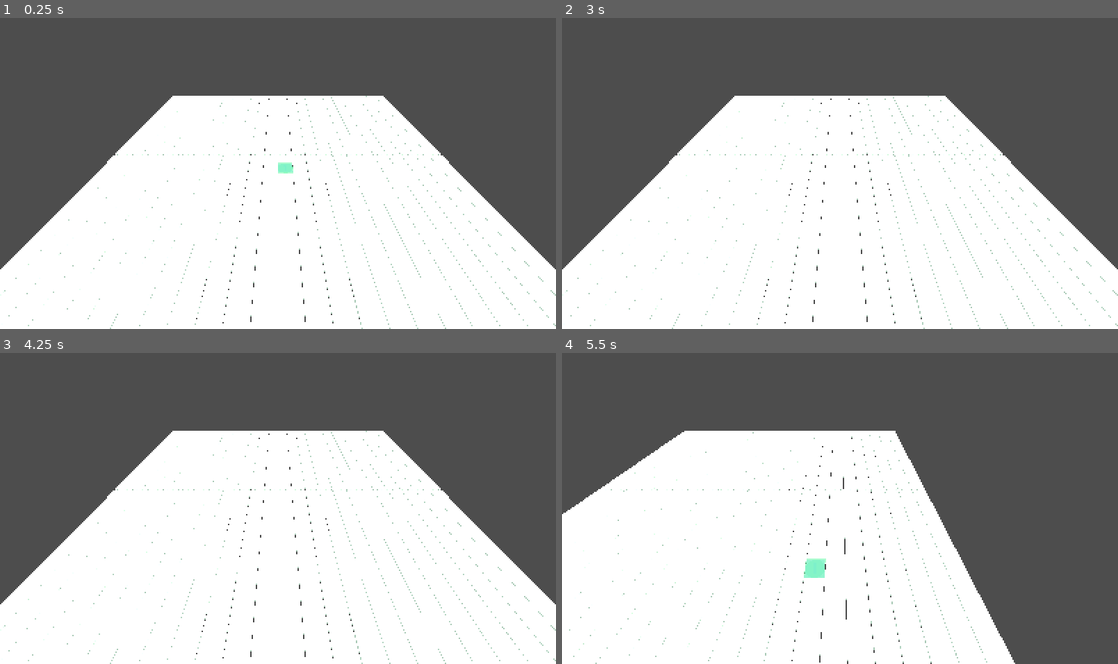
Above: before the commit, frames 1-4 (two rows, left to right).
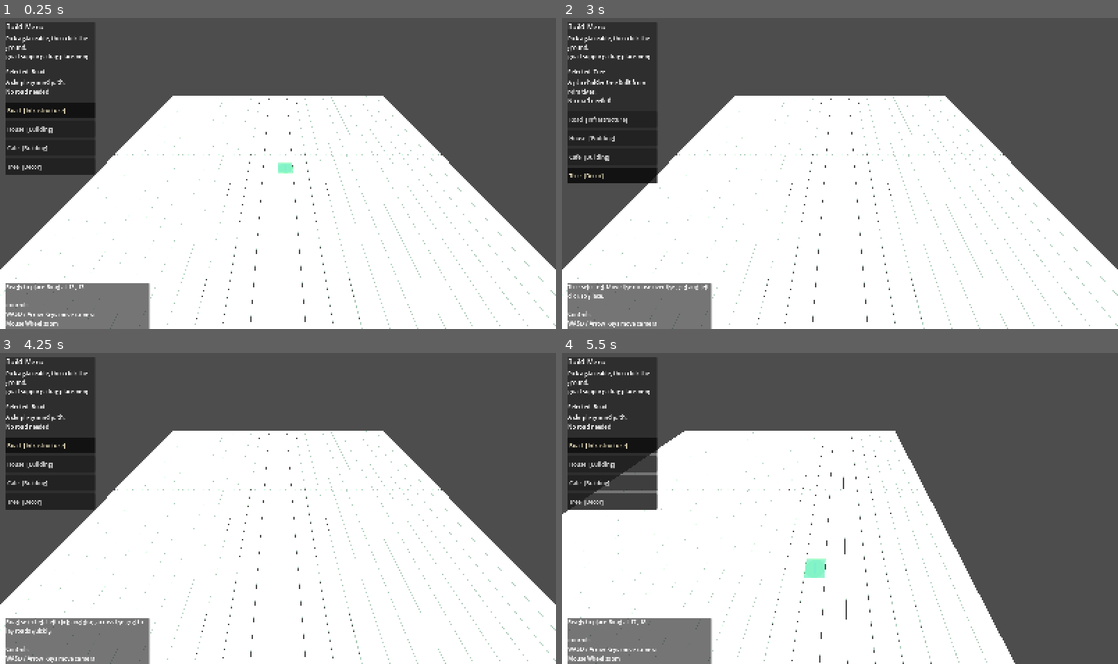
Above: after the commit, the same moments.

Repository: joyshu93/bloomtail_village
Game: Godot game, scene res://scenes/main/Main.tscn
The game is run twice, just before and just after one commit, with the same random seed, the same clock (stepped at 60 frames per second) and the same inputs.
Inputs (mouse positions are in pixels of both pictures, inside the frame that each line leads up to):
- Up to frame 1 (0.25 s): no input
- Up to frame 2 (3 s): click (612, 111) at 0.5 s, where only the run after the commit has a clickable "Road [Infrastructure]"; click (612, 129) at 1.25 s, where only the run after the commit has a clickable "House [Building]"; click (612, 148) at 2 s, where only the run after the commit has a clickable "Cafe [Building]"; click (612, 167) at 2.75 s, where only the run after the commit has a clickable "Tree [Decor]"
- Up to frame 3 (4.25 s): click (50, 455) at 3.5 s, where only the run after the commit has a clickable "Road [Infrastructure]"
- Up to frame 4 (5.5 s): tap Enter at 4.25 s; move the mouse to (962, 492) at 4.27 s; hold D 4.28-5 s; click (962, 492) at 4.42 s; drag from (728, 524) to (812, 570) at 5.02 s

The runs differ from the first frame. In frame 1, 11% of the frame differs, in the area x 1-27%, y 1-100%; in frame 2, 12%; in frame 3, 11%; in frame 4, 11%.
Error before the commit: Parse Error: Cannot infer the type of "is_selected" variable because the value doesn't have a set type. (res://scripts/ui/ui_root.gd:122)

Commit message:
Fix UI typing for Godot 4.6

Diff:
--- a/scripts/ui/ui_root.gd
+++ b/scripts/ui/ui_root.gd
@@ -119,7 +119,7 @@
 func _on_selection_changed(placeable_id: String) -> void:
 	for id in selected_buttons.keys():
 		var button: Button = selected_buttons[id]
-		var is_selected := id == placeable_id
+		var is_selected: bool = String(id) == placeable_id
 		button.button_pressed = is_selected
 		button.modulate = Color(1.0, 0.95, 0.8, 1.0) if is_selected else Color(1, 1, 1, 1)
 	var selected: PlaceableData = build_manager.get_selected_data()
@@ -128,7 +128,7 @@
 		selection_detail.text = "Choose an item to start placing."
 		return
 	selection_title.text = "Selected: %s" % selected.display_name
-	var road_text := "Needs adjacent road" if selected.requires_road else "No road needed"
+	var road_text: String = "Needs adjacent road" if selected.requires_road else "No road needed"
 	selection_detail.text = "%s\n%s" % [selected.description, road_text]
 
 func _on_status_changed(text: String) -> void:
